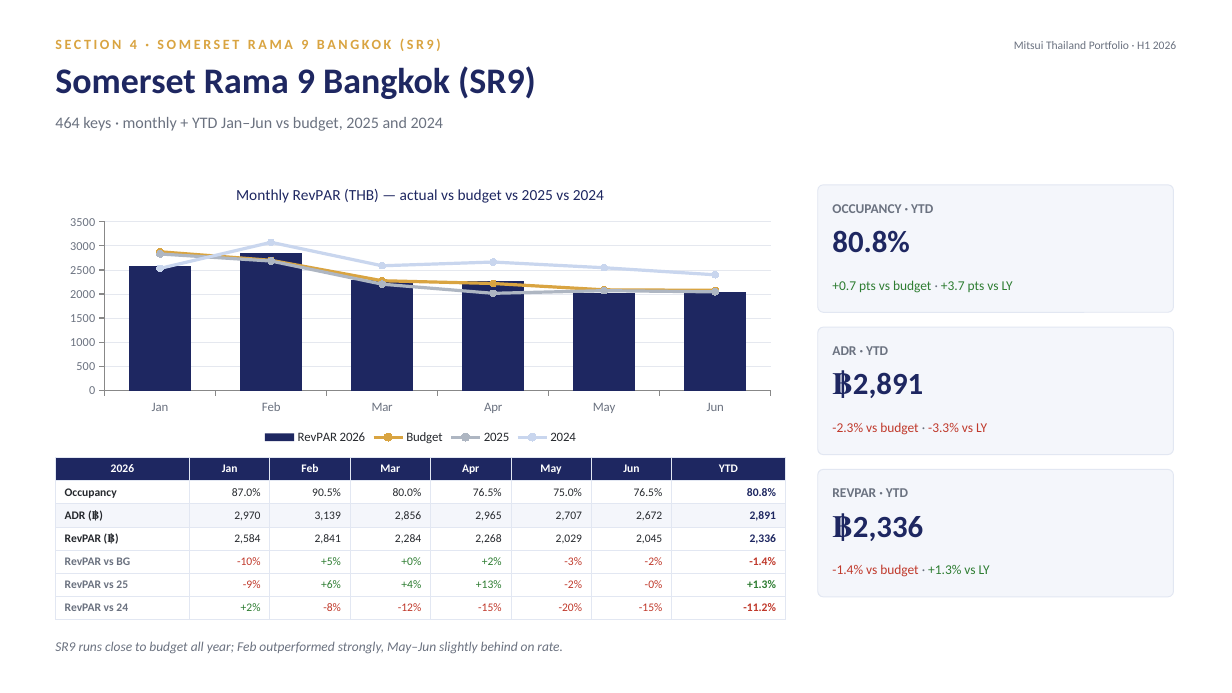
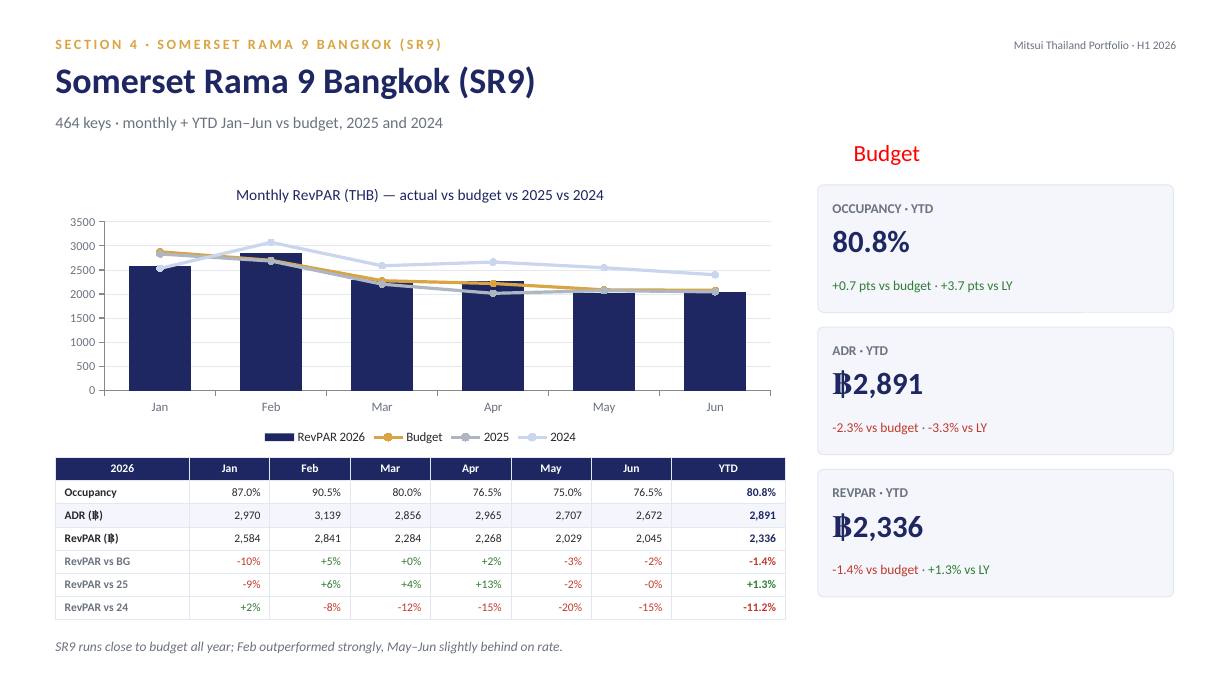
Before and after one commit to Chavin2543/mae-workspace, a slide deck: slide 24 of output/Portfolio_Performance_Report_H1-2026.pptx (slide 26 before the commit). Drawn at 1232x693 pixels with LibreOffice and Linux fonts; fonts in the diff are those of the drawing. Boxes give left, top, right and bottom in pixels: in the first picture for what was removed or moved away, otherwise in the second. Text is boxed around its words. In the diff, an @@ line names an element or a change of style, - is before the commit and + after.

```diff
--- a/output/Portfolio_Performance_Report_H1-2026.pptx
+++ b/output/Portfolio_Performance_Report_H1-2026.pptx
@@ text added at (854,145,921,165), 18 pt, text #FF0000 @@
+Budget
```
Also in this commit, not shown: 17 other slides changed, 2 slides removed, 1 other file.
